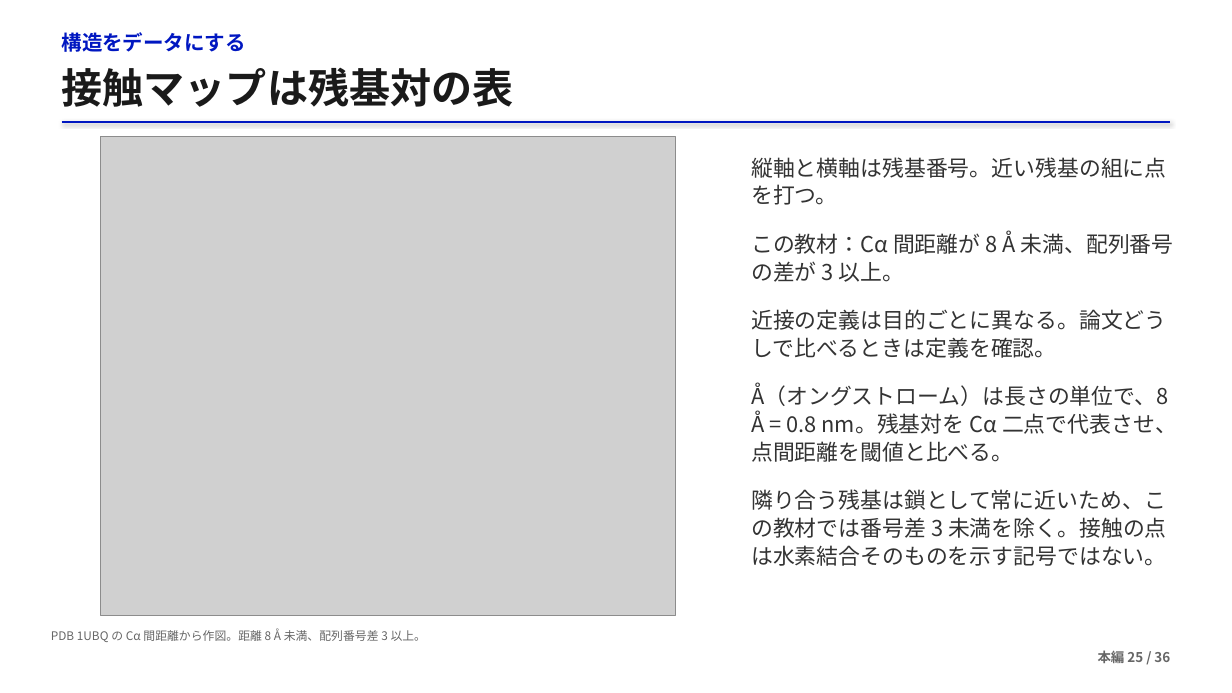
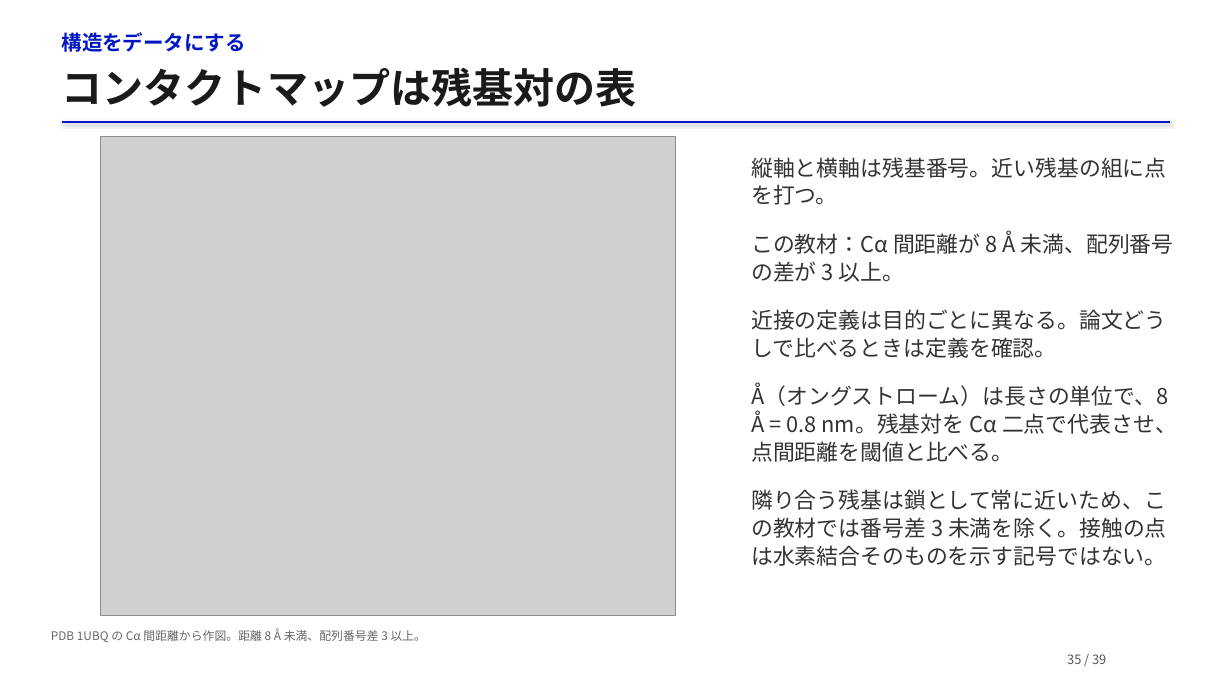
Before and after one commit to matsunagalab/lecture_bioinfo, a slide deck: slide 35 of 03_タンパク質構造の基礎/03_タンパク質構造の基礎.pptx (slide 25 before the commit). Drawn at 1232x693 pixels with LibreOffice and Linux fonts; fonts in the diff are those of the drawing; grey boxes stand for pictures. Boxes give left, top, right and bottom in pixels: in the first picture for what was removed or moved away, otherwise in the second. Text is boxed around its words. In the diff, an @@ line names an element or a change of style, - is before the commit and + after.

```diff
--- a/03_タンパク質構造の基礎/03_タンパク質構造の基礎.pptx
+++ b/03_タンパク質構造の基礎/03_タンパク質構造の基礎.pptx
@@ text at (62, 67, 637, 107): text changed @@
-接触マップは残基対の表
+コンタクトマップは残基対の表
@@ text added at (1067, 654, 1106, 664), 10 pt, text #555555 @@
+35 / 39
@@ text removed at (1098, 650, 1170, 663) @@
-本編 25 / 36
```
Also in this commit, not shown: 23 other slides changed, 17 slides added, 14 slides removed, 2 other files.
